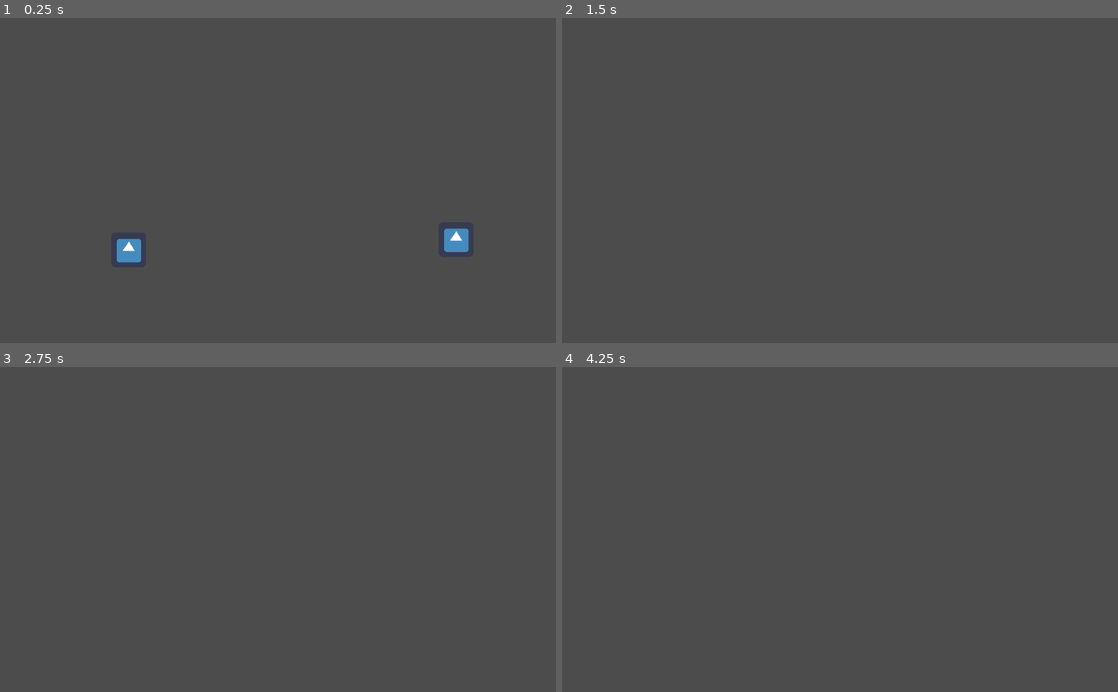
Above: before the commit, frames 1-4 (two rows, left to right).
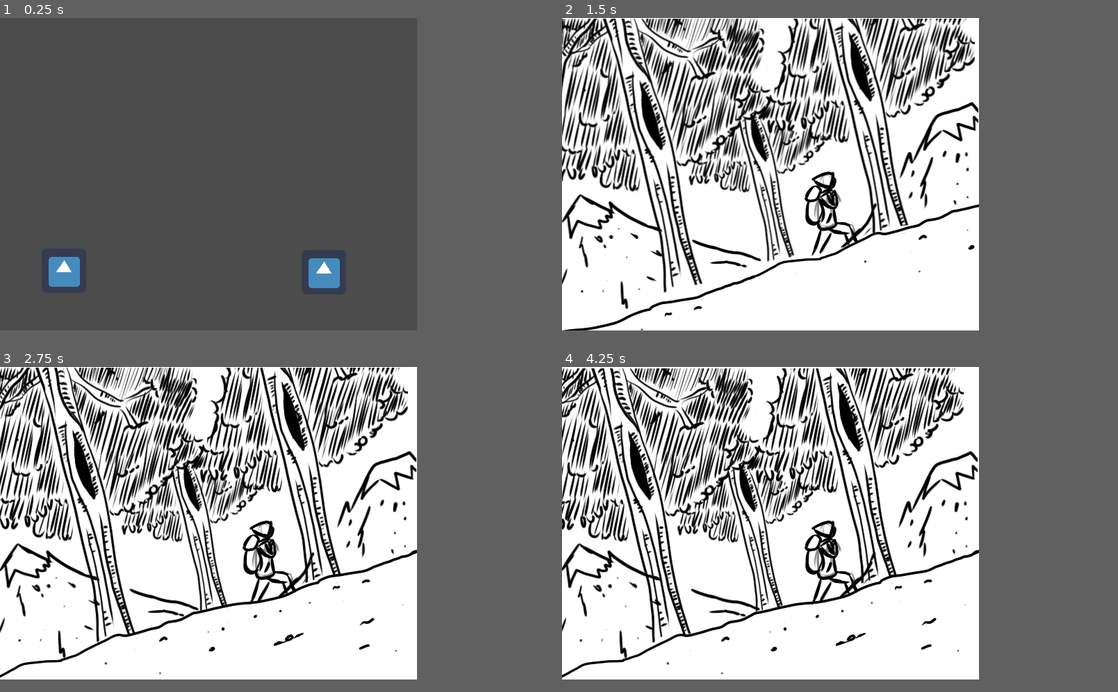
Above: after the commit, the same moments.

Repository: Ant0yne/35hJam_Edition-1
Game: Godot game, scene res://Scene/Menu.tscn
The game is run twice, just before and just after one commit, with the same random seed, the same clock (stepped at 60 frames per second) and the same inputs. The engine's default icon, where the game draws it, is replaced by a stand-in: a white triangle on a blue panel in a dark square.
Inputs (mouse positions are in pixels of both pictures, inside the frame that each line leads up to; where the layout moved, square brackets give the same spot in the first picture):
- Up to frame 1 (0.25 s): no input
- Up to frame 2 (1.5 s): click (645, 281) [689, 248] at 0.5 s
- Up to frame 3 (2.75 s): no input
- Up to frame 4 (4.25 s): no input
In our replay, the window is 800x468 before the commit and 600x450 after it. These sizes can differ from the game's own. Grey fills any space a smaller window leaves; there, only what the larger window draws over its background counts as a difference.

The runs differ from the first frame. In frame 1, 1.7% of the frame differs, in the area x 8-85%, y 64-84%; in frame 2, 68%; in frame 3, 69%; in frame 4, 69%, in the area x 0-75%, y 0-97%.

Commit message:
test

Diff:
--- a/Scene/Main.gd
+++ b/Scene/Main.gd
@@ -1,5 +1,14 @@
 extends Node2D
+
+onready var Arbres = $Arbres
+onready var ArrierePlan = $"Arriere Plan"
 
 func _input(event):
 	if event.is_action_released("ui_cancel"):
 		get_tree().quit()
+
+func _process(delta):
+	Arbres.position.x -= 0.1
+	Arbres.position.y += 0.01
+	ArrierePlan.position.x -= 0.01
+	ArrierePlan.position.y += 0.001
--- a/Scene/Main.tscn
+++ b/Scene/Main.tscn
@@ -1,6 +1,53 @@
-[gd_scene load_steps=2 format=2]
+[gd_scene load_steps=12 format=2]
 
 [ext_resource path="res://Scene/Main.gd" type="Script" id=1]
+[ext_resource path="res://Placeholder/Anim/premierplantest0002.png" type="Texture" id=2]
+[ext_resource path="res://Placeholder/Personnage.png" type="Texture" id=3]
+[ext_resource path="res://Placeholder/Fond Blanc.png" type="Texture" id=4]
+[ext_resource path="res://Placeholder/Arbres.png" type="Texture" id=5]
+[ext_resource path="res://Placeholder/Arriere Plan.png" type="Texture" id=6]
+[ext_resource path="res://Placeholder/Anim/premierplantest0001.png" type="Texture" id=7]
+[ext_resource path="res://Placeholder/Anim/premierplantest0003.png" type="Texture" id=8]
+[ext_resource path="res://Placeholder/Anim/premierplantest0000.png" type="Texture" id=9]
+
+[sub_resource type="SpriteFrames" id=1]
+animations = [ {
+"frames": [ ExtResource( 3 ), null, ExtResource( 3 ), ExtResource( 3 ), ExtResource( 3 ), ExtResource( 3 ) ],
+"loop": true,
+"name": "default",
+"speed": 5.0
+} ]
+
+[sub_resource type="SpriteFrames" id=2]
+animations = [ {
+"frames": [ ExtResource( 9 ), ExtResource( 7 ), ExtResource( 2 ), ExtResource( 8 ) ],
+"loop": true,
+"name": "default",
+"speed": 5.0
+} ]
 
 [node name="Main" type="Node2D"]
 script = ExtResource( 1 )
+
+[node name="Fond Blanc" type="Sprite" parent="."]
+position = Vector2( 300, 225 )
+texture = ExtResource( 4 )
+
+[node name="Arriere Plan" type="Sprite" parent="."]
+position = Vector2( 300, 225 )
+texture = ExtResource( 6 )
+
+[node name="Arbres" type="Sprite" parent="."]
+position = Vector2( 300, 225 )
+texture = ExtResource( 5 )
+
+[node name="Personnage" type="AnimatedSprite" parent="."]
+position = Vector2( 300, 225 )
+frames = SubResource( 1 )
+playing = true
+
+[node name="Premier Plan" type="AnimatedSprite" parent="."]
+position = Vector2( 300, 225 )
+frames = SubResource( 2 )
+frame = 2
+playing = true
--- a/Scene/Menu.tscn
+++ b/Scene/Menu.tscn
@@ -7,20 +7,20 @@
 script = ExtResource( 2 )
 
 [node name="Commencer" type="TextureButton" parent="."]
-margin_left = 205.0
-margin_top = 396.0
-margin_right = 269.0
-margin_bottom = 460.0
+margin_left = 60.2024
+margin_top = 332.02
+margin_right = 124.202
+margin_bottom = 396.02
 texture_normal = ExtResource( 1 )
 __meta__ = {
 "_edit_use_anchors_": false
 }
 
 [node name="Quitter" type="TextureButton" parent="."]
-margin_left = 808.0
-margin_top = 377.0
-margin_right = 872.0
-margin_bottom = 441.0
+margin_left = 434.22
+margin_top = 334.346
+margin_right = 498.22
+margin_bottom = 398.346
 texture_normal = ExtResource( 1 )
 __meta__ = {
 "_edit_use_anchors_": false
--- a/project.godot
+++ b/project.godot
@@ -19,6 +19,12 @@
 run/main_scene="res://Scene/Menu.tscn"
 config/icon="res://icon.png"
 
+[display]
+
+window/size/width=600
+window/size/height=450
+window/size/resizable=false
+
 [rendering]
 
 environment/default_environment="res://default_env.tres"
Binary file added: Placeholder/Anim/premierplantest0000.png
Not shown, added: Placeholder/Anim/premierplantest0000.png.import
Binary file added: Placeholder/Anim/premierplantest0001.png
Not shown, added: Placeholder/Anim/premierplantest0001.png.import
Binary file added: Placeholder/Anim/premierplantest0002.png
Not shown, added: Placeholder/Anim/premierplantest0002.png.import
Binary file added: Placeholder/Anim/premierplantest0003.png
Not shown, added: Placeholder/Anim/premierplantest0003.png.import
Binary file added: Placeholder/Arbres.png
Not shown, added: Placeholder/Arbres.png.import
Binary file added: Placeholder/Arriere Plan.png
Not shown, added: Placeholder/Arriere Plan.png.import
(and 6 more such lines)
